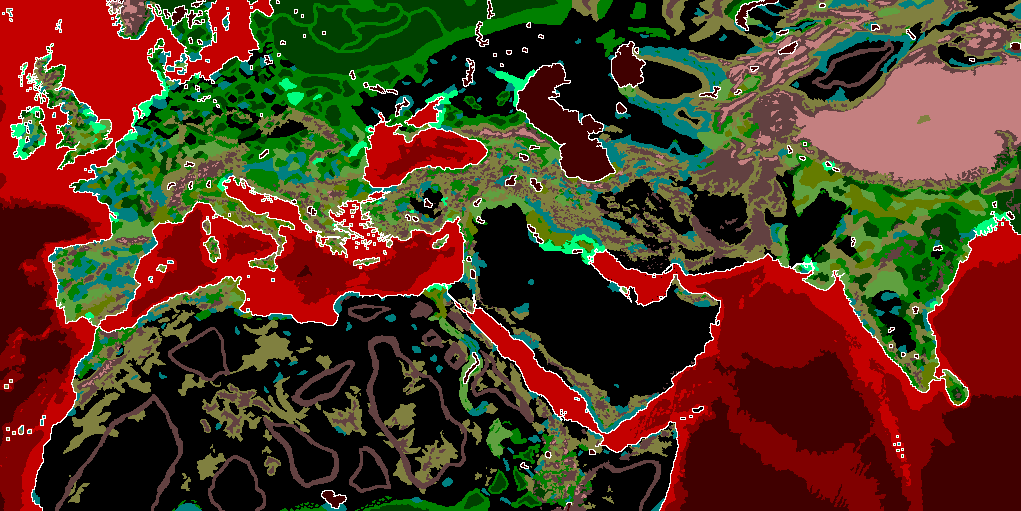
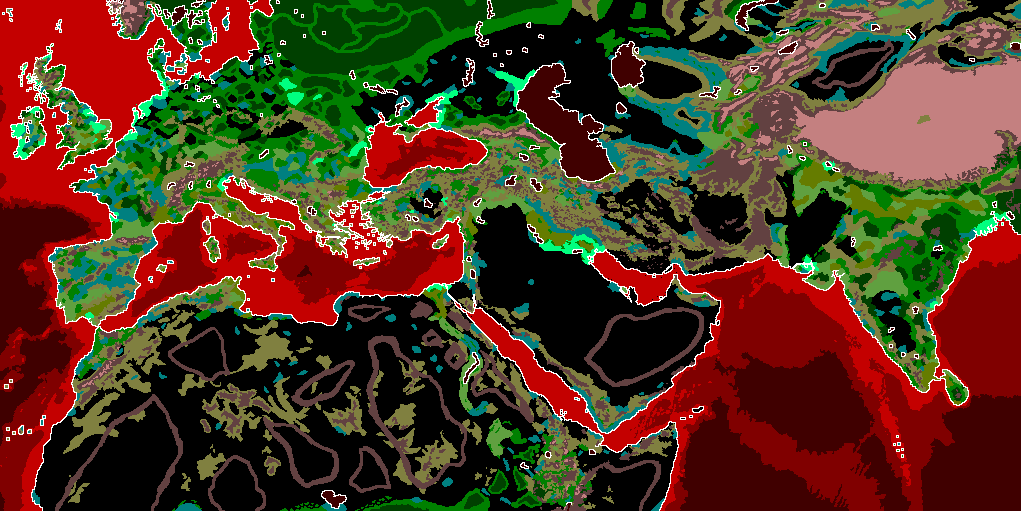
The second w=1021, h=511 image is a revision of the first. Changes to its layers:
painted on "map_ground_types_blocked_access" over [273, 307, 704, 427]
painted on "map_ground_types" over [475, 164, 712, 426]
